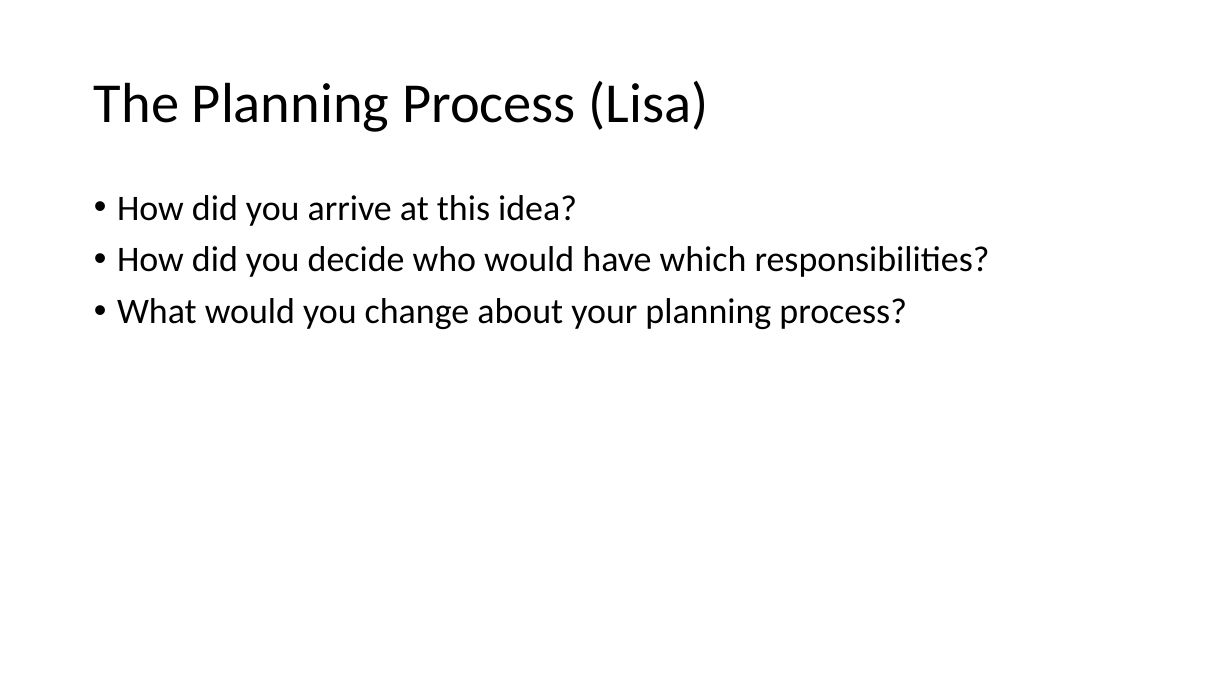
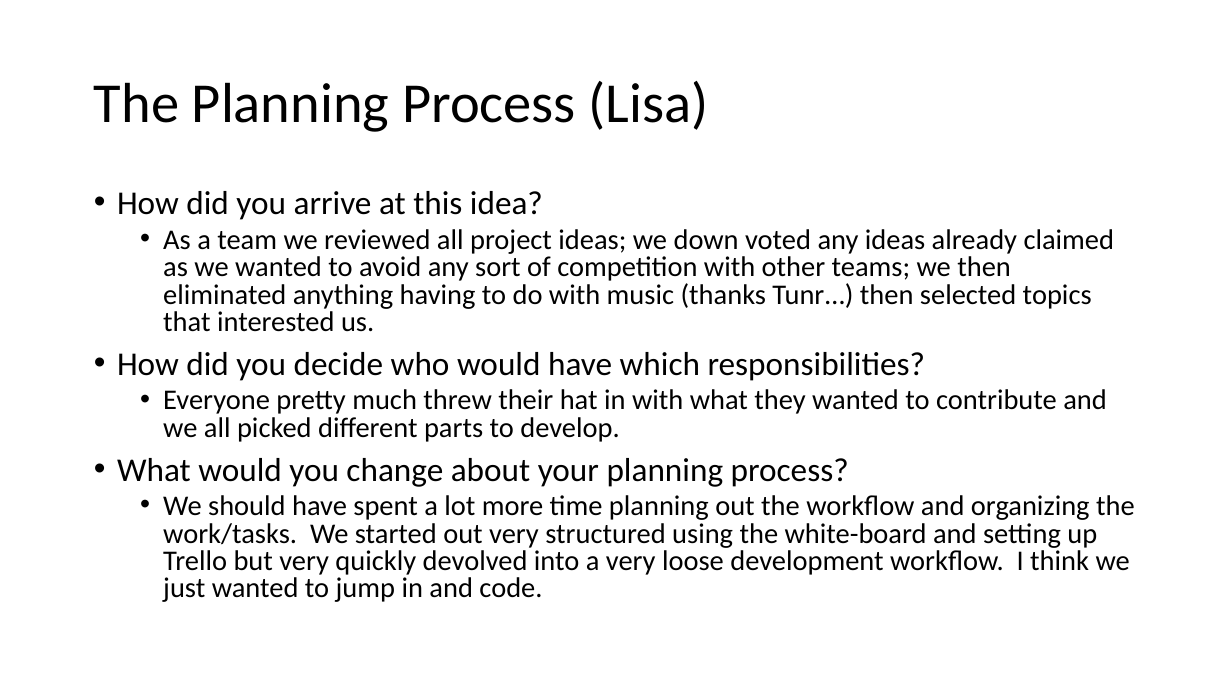
Before and after one commit to fanelenan7/project3, a slide deck: slide 4 of Group_presentation.pptx. Drawn at 1232x693 pixels with LibreOffice and Linux fonts; fonts in the diff are those of the drawing. Boxes give left, top, right and bottom in pixels: in the first picture for what was removed or moved away, otherwise in the second. Text is boxed around its words. In the diff, an @@ line names an element or a change of style, - is before the commit and + after.

```diff
--- a/Group_presentation.pptx
+++ b/Group_presentation.pptx
@@ text at <box>117,191,925,487</box>: size 28 to 25.9 pt in "How did you arrive at this idea?", "How did you decide who would have ...", "What would you change about your planning ..."; line spacing 0.9 to 0.8 @@
@@ text at <box>163,229,1115,332</box>: paragraph added @@
+  • As a team we reviewed all project ideas; we down voted any ideas already claimed as we wanted to avoid any sort of competition with other teams; we then eliminated anything having to do with music (thanks Tunr…) then selected topics that interested us.
@@ text at <box>163,389,1107,442</box>: paragraph added @@
+  • Everyone pretty much threw their hat in with what they wanted to contribute and we all picked different parts to develop.
@@ text at <box>163,495,1135,602</box>: paragraph added @@
+  • We should have spent a lot more time planning out the workflow and organizing the work/tasks. We started out very structured using the white-board and setting up Trello but very quickly devolved into a very loose development workflow. I think we just wanted to jump in and code.
```
Also in this commit, not shown: 3 other slides changed, 1 slide added, 1 slide removed, 1 other file.
